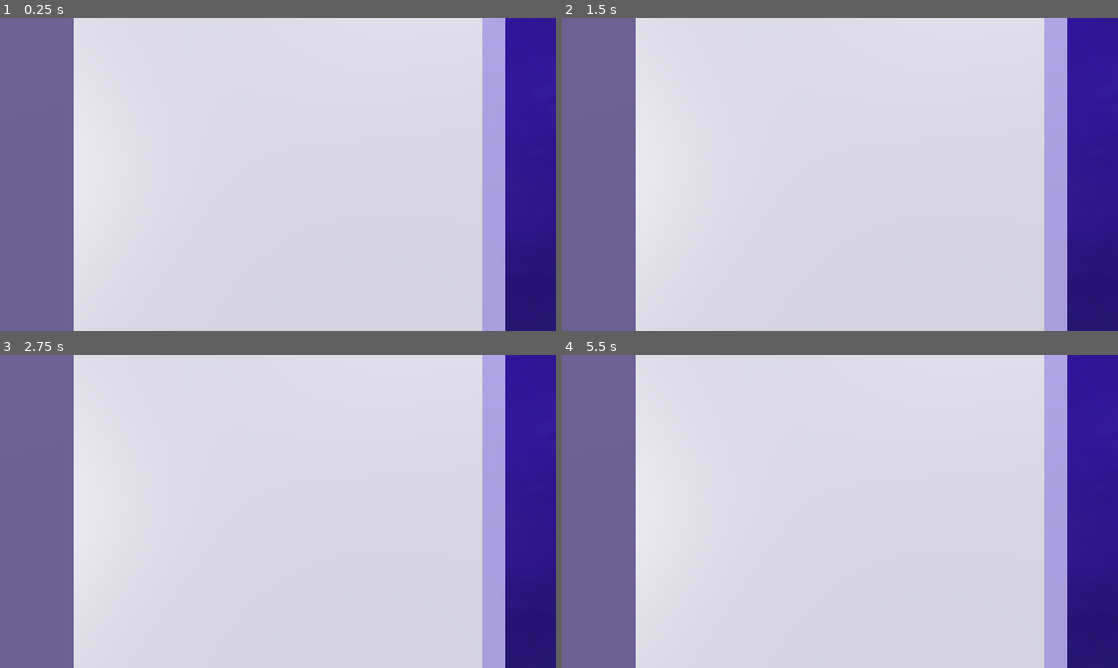
Above: before the commit, frames 1-4 (two rows, left to right).
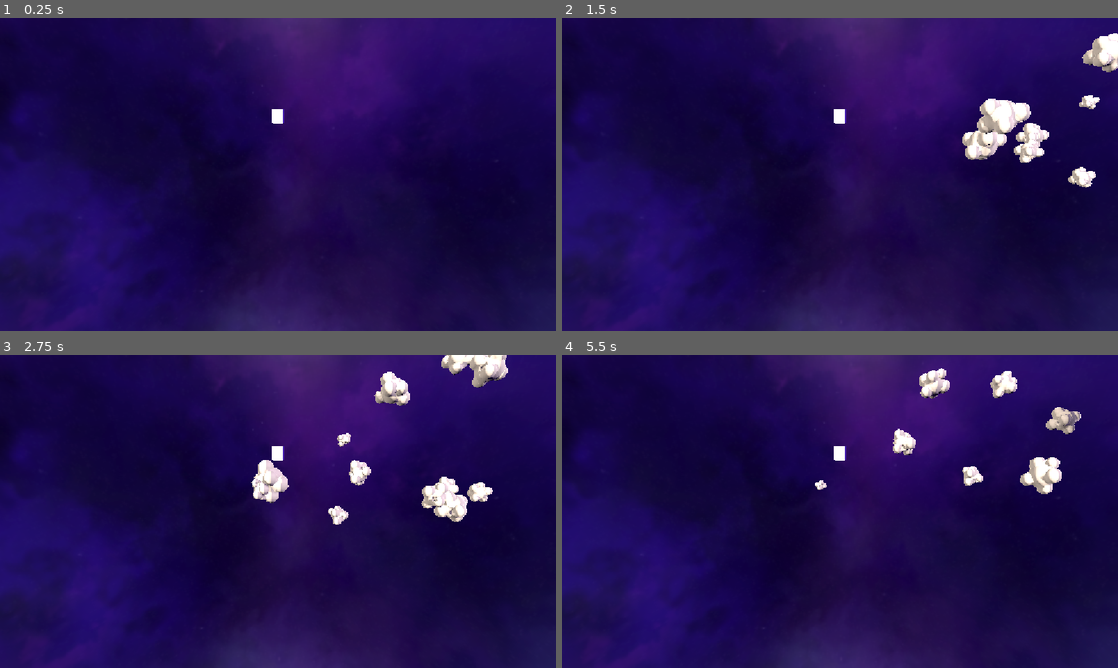
Above: after the commit, the same moments.

Repository: WRmooney/kerbals-xr-project
Game: Godot game, scene res://main.tscn
Same seed, same stepped clock (60 frames per second), same inputs: the game is played once before the commit and once after it. The engine's default icon, where the game draws it, is replaced by a stand-in: a white triangle on a blue panel in a dark square.
Inputs (mouse positions are in pixels of both pictures, inside the frame that each line leads up to):
- Up to frame 1 (0.25 s): no input
- Up to frame 2 (1.5 s): tap Enter (ui_accept) at 0.5, 0.77, 1.07 s; move the mouse to (962, 158) at 0.52 s; hold Right (ui_right) 0.53-1.25 s; tap 1 at 0.6 s; click (962, 158) at 0.67 s; drag from (728, 190) to (812, 237) at 1.27 s
- Up to frame 3 (2.75 s): move the mouse to (333, 442) at 2.02 s; hold Right (ui_right) from 2.03 s (still down); tap 3 at 2.1 s
- Up to frame 4 (5.5 s): release Right (ui_right) at 2.75 s; drag from (812, 574) to (673, 464) at 2.77 s; move the mouse to (1006, 558) at 3.52 s; hold Left (ui_left) 3.53-4.25 s; tap 5 at 3.6 s; tap Enter (ui_accept) at 3.77, 4.07 s; drag from (673, 464) to (756, 433) at 4.27 s; move the mouse to (867, 511) at 5.02 s; hold Down (ui_down) from 5.03 s (still down); tap 7 at 5.1 s; click (867, 511) at 5.17 s

The runs differ from the first frame. In frame 1, 100% of the frame differs, in the area x 0-100%, y 0-100%; in frame 2, 100%; in frame 3, 100%; in frame 4, 100%.

Commit message:
Last Minute Changes

Diff:
--- a/asteroid_3d.tscn
+++ b/asteroid_3d.tscn
@@ -16,6 +16,7 @@
 "
 
 [sub_resource type="SphereShape3D" id="SphereShape3D_2cmbl"]
+radius = 1.1
 
 [sub_resource type="GDScript" id="GDScript_mq7gp"]
 script/source = "extends CollisionShape3D
@@ -24,7 +25,7 @@
 	pass#print(\"collision\")
 "
 
-[node name="Asteroid" type="RigidBody3D" unique_id=1485283131]
+[node name="Asteroid" type="RigidBody3D" unique_id=1485283131 groups=["Asteroids"]]
 collision_mask = 2
 gravity_scale = 0.0
 
@@ -104,7 +105,6 @@
 material = SubResource("StandardMaterial3D_1")
 
 [node name="Area3D" type="Area3D" parent="." unique_id=838295389]
-transform = Transform3D(1.538, 0, 0, 0, 2, 0, 0, 0, 2, 0, 0, 0)
 collision_mask = 2
 script = SubResource("GDScript_s7oan")
 
--- a/asteroid_spawner2 (1).tscn
+++ b/asteroid_spawner2 (1).tscn
@@ -2,13 +2,15 @@
 
 [ext_resource type="Script" uid="uid://dfakqt2pt30pg" path="res://asteroid_spawner2.gd" id="1"]
 [ext_resource type="PackedScene" uid="uid://byk2at5niu6hl" path="res://asteroid_3d.tscn" id="2"]
-[ext_resource type="Script" uid="uid://ce5lk2xiaj4vk" path="res://area_3d.gd" id="3_vwp4m"]
-
-[sub_resource type="SphereShape3D" id="SphereShape3D_2cmbl"]
 
 [node name="AsteroidSpawner2" type="Node3D" unique_id=1112013839]
 script = ExtResource("1")
 asteroid_scene = ExtResource("2")
+spawn_interval_min = 0.05
+spawn_interval_max = 0.4
+spawn_height = 30.0
+scale_min = 0.5
+scale_max = 1.5
 
 [node name="Timer" type="Timer" parent="." unique_id=2060738646]
 one_shot = true
@@ -18,17 +20,7 @@
 current = true
 fov = 60.0
 
-[node name="Area3D" type="Area3D" parent="." unique_id=27499410]
-transform = Transform3D(1, 3.754729e-08, 1.054185e-15, -3.754729e-08, 1, 2.8076192e-08, 0, -2.3874312e-08, 1.176, 2.3841858e-07, 2.2253385, 0)
-script = ExtResource("3_vwp4m")
-
-[node name="CollisionShape3D" type="CollisionShape3D" parent="Area3D" unique_id=1932233282]
-transform = Transform3D(31.884285, 2.842171e-14, 2.3716923e-20, -2.2737368e-13, 6.234046, 7.3896445e-13, 1.3894741e-20, -1.4210855e-14, 32.109356, -5.1816713e-08, 1.1077552, 0.97193927)
-shape = SubResource("SphereShape3D_2cmbl")
-
-[node name="MeshInstance3D" type="MeshInstance3D" parent="Area3D/CollisionShape3D" unique_id=777116805]
-
 [node name="DirectionalLight3D" type="DirectionalLight3D" parent="." unique_id=1010603942]
-transform = Transform3D(0.8, -0.35, 0.48, 0, 0.8, 0.6, -0.6, -0.48, 0.64, 0, 10, 0)
+transform = Transform3D(0.8, -0.35768354, 0.4817287, 0, 0.8028811, 0.5961392, -0.6, -0.47691137, 0.6423049, 0, 10, 0)
 light_energy = 1.2
 shadow_enabled = true
--- a/asteroid_spawner2.gd
+++ b/asteroid_spawner2.gd
@@ -1,6 +1,11 @@
 extends Node3D
 
+
+
 @export var asteroid_scene: PackedScene
+var po1 = preload("res://powerup.tscn")
+var po2 = preload("res://powerup2.tscn")
+var po3 = preload("res://powerup3.tscn")
 @export var spawn_interval_min: float = 0.3
 @export var spawn_interval_max: float = 0.5
 @export var spawn_width: float = 20.0
@@ -12,7 +17,11 @@
 @export var angular_speed_max: float = 1.5
 @export var scale_min: float = 3
 @export var scale_max: float = 6
-@export var despawn_y: float = -10.0
+@export var despawn_x: float = -30
+@export var asteroid_container: Node3D
+@export var player_ship: Node3D
+var score: int = 0
+var difficulty_scale: float = 1.0
 
 @onready var timer: Timer = $Timer
 
@@ -24,6 +33,7 @@
 	_schedule_next_spawn()
 
 func _process(_delta: float) -> void:
+	global_position = player_ship.global_position
 	_despawn_low_asteroids()
 
 func _on_timer_timeout() -> void:
@@ -31,29 +41,35 @@
 	_schedule_next_spawn()
 
 func _schedule_next_spawn() -> void:
-	timer.wait_time = randf_range(spawn_interval_min, spawn_interval_max)
+	timer.wait_time = randf_range(spawn_interval_min / difficulty_scale, spawn_interval_max / difficulty_scale)
 	timer.start()
 
 func _spawn_asteroid() -> void:
 	if asteroid_scene == null:
 		return
 
+	var chance = randi_range(1,100)
 	var asteroid = asteroid_scene.instantiate()
+	if chance == 1:
+		asteroid = po1.instantiate()
+	elif chance == 2:
+		asteroid = po2.instantiate()
+	elif chance == 3:
+		asteroid = po3.instantiate()
 
-	var x = randf_range(-spawn_width / 2.0, spawn_width / 2.0)
+
+	var y = randf_range(-spawn_width / 2.0, spawn_width / 2.0)
 	var z = randf_range(-spawn_depth / 2.0, spawn_depth / 2.0)
-	asteroid.position = Vector3(x, spawn_height, z)
+	asteroid.position = Vector3(spawn_height, global_position.y + y, global_position.z + z)
 
 	var random_scale = randf_range(scale_min, scale_max)
 	asteroid.scale = Vector3.ONE * random_scale
 
-	asteroid.add_to_group(ASTEROID_GROUP)
-
-	add_child(asteroid)
+	asteroid_container.add_child(asteroid)
 
 	# Set velocities AFTER add_child so the body is registered with physics.
 	asteroid.sleeping = false
-	asteroid.linear_velocity = Vector3(0, -randf_range(fall_speed_min, fall_speed_max), 0)
+	asteroid.linear_velocity = Vector3(-randf_range(fall_speed_min, fall_speed_max), 0, 0)
 	asteroid.angular_velocity = Vector3(
 		randf_range(angular_speed_min, angular_speed_max),
 		randf_range(angular_speed_min, angular_speed_max),
@@ -61,11 +77,8 @@
 	)
 
 func _despawn_low_asteroids() -> void:
-	for asteroid in get_tree().get_nodes_in_group(ASTEROID_GROUP):
-		if asteroid.global_position.y < despawn_y:
+	for asteroid in get_tree().get_nodes_in_group("Asteroids"):
+		if asteroid.global_position.x < despawn_x:
 			asteroid.queue_free()
-
-
-
-func _on_game_over_zone_body_entered(body: Node3D) -> void:
-	pass # Replace with function body.
+			score += 1
+			difficulty_scale *= 1.01
--- /dev/null
+++ b/big_ahh_explosion.tscn
@@ -0,0 +1,60 @@
+[gd_scene format=3 uid="uid://b0n5wo3cuf0a7"]
+
+[ext_resource type="Texture2D" uid="uid://blcpm0y6roxuv" path="res://panorama_image (1).png" id="1_n55to"]
+
+[sub_resource type="Curve" id="Curve_sqko4"]
+_limits = [-1.0, 1024.0, 0.0, 1.0]
+_data = [Vector2(0.02362205, -1), 0.0, 0.0, 0, 0, Vector2(1, 1), 0.0, 0.0, 0, 0]
+point_count = 2
+
+[sub_resource type="CurveTexture" id="CurveTexture_k22k7"]
+curve = SubResource("Curve_sqko4")
+
+[sub_resource type="ParticleProcessMaterial" id="ParticleProcessMaterial_al5ll"]
+spread = 180.0
+initial_velocity_min = 10.0
+initial_velocity_max = 10.0
+gravity = Vector3(0, 0, 0)
+scale_min = 0.5
+scale_max = 2.5
+color = Color(1, 0, 0, 1)
+hue_variation_min = -1.0
+hue_variation_max = 0.99999994
+hue_variation_curve = SubResource("CurveTexture_k22k7")
+
+[sub_resource type="StandardMaterial3D" id="StandardMaterial3D_heti6"]
+transparency = 1
+albedo_color = Color(1, 0, 0, 0.6784314)
+
+[sub_resource type="SphereMesh" id="SphereMesh_5g3jv"]
+material = SubResource("StandardMaterial3D_heti6")
+
+[sub_resource type="Skin" id="Skin_65226"]
+
+[sub_resource type="PanoramaSkyMaterial" id="PanoramaSkyMaterial_8tgev"]
+panorama = ExtResource("1_n55to")
+
+[sub_resource type="Sky" id="Sky_ymh6x"]
+sky_material = SubResource("PanoramaSkyMaterial_8tgev")
+
+[sub_resource type="Environment" id="Environment_vq676"]
+background_mode = 2
+sky = SubResource("Sky_ymh6x")
+
+[node name="Big Ahh Explosion" type="GPUParticles3D" unique_id=1161900062]
+amount = 400
+lifetime = 3.0
+process_material = SubResource("ParticleProcessMaterial_al5ll")
+draw_pass_1 = SubResource("SphereMesh_5g3jv")
+draw_skin = SubResource("Skin_65226")
+
+[node name="Label3D" type="Label3D" parent="." unique_id=238109682]
+transform = Transform3D(0.92752856, 0, 0.3737523, 0, 1, 0, -0.3737523, 0, 0.92752856, 4.2000217, 8.025399, 13.995773)
+text = "Game Over!
+
+Score: 341
+"
+font_size = 60
+
+[node name="WorldEnvironment" type="WorldEnvironment" parent="." unique_id=1416704513]
+environment = SubResource("Environment_vq676")
--- a/flight_mode.tscn
+++ b/flight_mode.tscn
@@ -4,6 +4,7 @@
 [ext_resource type="Texture2D" uid="uid://blcpm0y6roxuv" path="res://panorama_image (1).png" id="2_58roa"]
 [ext_resource type="PackedScene" uid="uid://bowu3np7y30um" path="res://player_ship.tscn" id="3_58roa"]
 [ext_resource type="Texture2D" uid="uid://l0qspk6u3dum" path="res://icon.svg" id="4_wwsw7"]
+[ext_resource type="PackedScene" uid="uid://d28asotdcyory" path="res://asteroid_spawner2 (1).tscn" id="5_nt4xt"]
 
 [sub_resource type="PanoramaSkyMaterial" id="PanoramaSkyMaterial_w37f1"]
 panorama = ExtResource("2_58roa")
@@ -27,3 +28,10 @@
 transform = Transform3D(-8.742278e-07, 0, 20, 0, 20, 0, -20, 0, -8.742278e-07, 7.6995645, 0, 0)
 visible = false
 texture = ExtResource("4_wwsw7")
+
+[node name="AsteroidSpawner2" parent="." unique_id=1112013839 node_paths=PackedStringArray("asteroid_container", "player_ship") instance=ExtResource("5_nt4xt")]
+despawn_x = -5.0
+asteroid_container = NodePath("../AsteroidContainer")
+player_ship = NodePath("../PlayerShip")
+
+[node name="AsteroidContainer" type="Node3D" parent="." unique_id=526383648]
--- a/joystick.gd
+++ b/joystick.gd
@@ -69,8 +69,6 @@
 	# Make sure both controllers have been assigned.
 	if controller_r == null or controller_l == null:
 		return
-
-	print("checking grip_clicks")
 	# ========================================================
 	# FIND A CONTROLLER TRYING TO GRAB
 	# ========================================================
@@ -82,8 +80,6 @@
 
 		var left_grabbing := \
 			controller_l.is_button_pressed("grip_click")
-		print(left_grabbing)
-		print(right_grabbing)
 
 		# Right controller gets priority if both are pressed
 		# on exactly the same frame.
--- /dev/null
+++ b/player_health_component.gd
@@ -0,0 +1,22 @@
+extends Node3D
+
+@export var health: int = 100
+
+# Called when the node enters the scene tree for the first time.
+func _ready() -> void:
+	pass # Replace with function body.
+
+
+# Called every frame. 'delta' is the elapsed time since the previous frame.
+func _process(delta: float) -> void:
+	pass
+
+
+func _on_hitbox_body_entered(body: Node3D) -> void:
+	if body.is_in_group("Asteroids"):
+		health -= 1
+		print("hit")
+		body.queue_free()
+		if health == 0:
+			get_tree().quit()
+		# make small explosion
--- a/player_ship.gd
+++ b/player_ship.gd
@@ -18,11 +18,9 @@
 	if cam_resets < 30:
 		XRServer.center_on_hmd(XRServer.DONT_RESET_ROTATION, false)
 		cam_resets += 1
-	print(joystick)
 	if joystick:
 		var joystick_val = joystick.get_input()
-		position.y += joystick_val.y * 0.1
-		position.z += joystick_val.x * -0.1
-		xr_origin.position.y += joystick_val.y * 0.1
-		xr_origin.position.z += joystick_val.x * -0.1
-		print(position)
+		position.y += joystick_val.y * 0.05
+		position.z += joystick_val.x * -0.05
+		xr_origin.position.y += joystick_val.y * 0.05
+		xr_origin.position.z += joystick_val.x * -0.05
--- a/player_ship.tscn
+++ b/player_ship.tscn
@@ -2,6 +2,7 @@
 
 [ext_resource type="Script" uid="uid://bfsatms24ttr6" path="res://player_ship.gd" id="1_noyhe"]
 [ext_resource type="Script" uid="uid://dvwapifeosk3k" path="res://joystick.gd" id="2_gbmm3"]
+[ext_resource type="Script" uid="uid://djsfjwkjv34u2" path="res://player_health_component.gd" id="3_m3v2r"]
 
 [sub_resource type="BoxMesh" id="BoxMesh_5g3jv"]
 size = Vector3(0.15, 0.02, 0.15)
@@ -24,6 +25,9 @@
 
 [sub_resource type="StandardMaterial3D" id="StandardMaterial3D_65226"]
 
+[sub_resource type="BoxShape3D" id="BoxShape3D_al5ll"]
+size = Vector3(0.1, 1, 1)
+
 [node name="PlayerShip" type="Node3D" unique_id=906353125]
 script = ExtResource("1_noyhe")
 
@@ -37,18 +41,17 @@
 mesh = SubResource("BoxMesh_5g3jv")
 
 [node name="Pivot" type="Node3D" parent="Joystick" unique_id=1146472562]
-transform = Transform3D(-4.371139e-08, 0.70710677, 0.70710677, 0, 0.70710677, -0.70710677, -1, -3.090862e-08, -3.090862e-08, 0, 0, 0)
-rotation_edit_mode = 2
+transform = Transform3D(-4.371139e-08, 0.70710677, 0.70710665, 0, 0.70710665, -0.70710677, -1, -3.0908616e-08, -3.0908613e-08, 0, 0, 0)
 
 [node name="Stick" type="Node3D" parent="Joystick/Pivot" unique_id=1530134349]
-transform = Transform3D(-5.165802e-08, 7.946628e-09, -0.9999999, 0.70710677, 0.70710677, -9.8351975e-09, 0.70710677, -0.70710677, -3.9637523e-08, 5.061282e-09, 1.5643727e-16, 1.5643727e-16)
+transform = Transform3D(1, 0, 0, 0, 1.0000001, 1.1920929e-07, 0, -1.1920929e-07, 1.0000001, 0, 0, 0)
 
 [node name="Shaft" type="MeshInstance3D" parent="Joystick/Pivot/Stick" unique_id=334288216]
-transform = Transform3D(0.70710677, -0.70710677, 0, 0.70710677, 0.70710677, 0, 0, 0, 1, 0.2796486, -0.12392582, 0)
+transform = Transform3D(0.99999994, 0, 0, 0, -4.371139e-08, -1, 0, 1, -4.371139e-08, -3.086402e-08, 0.11122832, 0.29412115)
 mesh = SubResource("CylinderMesh_65226")
 
 [node name="Grip" type="MeshInstance3D" parent="Joystick/Pivot/Stick" unique_id=743856572]
-transform = Transform3D(1, 0, 0, 0, 1, 0, 0, 0, 1, 0.22417268, -0.06725178, 0)
+transform = Transform3D(1, 0, 0, 7.1054274e-15, 1, 9.553428e-16, 7.1054274e-15, 9.553428e-16, 1, 2.6376634e-09, 0.11131719, 0.21844909)
 mesh = SubResource("SphereMesh_al5ll")
 
 [node name="GrabArea" type="Area3D" parent="Joystick" unique_id=1960767152]
@@ -109,9 +112,20 @@
 size = Vector3(0.15, 0.078, 0.15)
 
 [node name="DirectionalLight3D" type="DirectionalLight3D" parent="." unique_id=1930894282]
-transform = Transform3D(0.11266028, 0, -0.99363357, 0, 1, 0, 0.99363357, 0, 0.11266028, -0.1751579, 0.6237571, -0.008574914)
+transform = Transform3D(0.11266028, 0, -0.99363357, 0, 1, 0, 0.99363357, 0, 0.11266028, -0.1751579, -0.004399538, -0.008574914)
 light_energy = 2.92
 sky_mode = 1
 
 [node name="VRSpawn" type="Marker3D" parent="." unique_id=325679779]
 transform = Transform3D(1, 0, 0, 0, 1, 0, 0, 0, 1, 0, 0.5, 0)
+
+[node name="PlayerHealthComponent" type="Node3D" parent="." unique_id=1509736781]
+script = ExtResource("3_m3v2r")
+
+[node name="Hitbox" type="Area3D" parent="PlayerHealthComponent" unique_id=1476925864]
+
+[node name="CollisionShape3D" type="CollisionShape3D" parent="PlayerHealthComponent/Hitbox" unique_id=718586033]
+transform = Transform3D(1, 0, 0, 0, 1, 0, 0, 0, 1, 0.5, 0, 0)
+shape = SubResource("BoxShape3D_al5ll")
+
+[connection signal="body_entered" from="PlayerHealthComponent/Hitbox" to="PlayerHealthComponent" method="_on_hitbox_body_entered"]
--- /dev/null
+++ b/powerup.tscn
@@ -0,0 +1,16 @@
+[gd_scene format=3 uid="uid://cy77rtxu2dnkp"]
+
+[sub_resource type="StandardMaterial3D" id="StandardMaterial3D_65226"]
+transparency = 1
+albedo_color = Color(0.105882354, 0.8980392, 0.078431375, 0.4)
+
+[sub_resource type="SphereMesh" id="SphereMesh_5g3jv"]
+material = SubResource("StandardMaterial3D_65226")
+
+[node name="Powerup" type="RigidBody3D" unique_id=43705047]
+
+[node name="MeshInstance3D" type="MeshInstance3D" parent="." unique_id=1206743454]
+mesh = SubResource("SphereMesh_5g3jv")
+
+[node name="Label3D" type="Label3D" parent="MeshInstance3D" unique_id=311396989]
+text = "+Speed"
--- /dev/null
+++ b/powerup2.tscn
@@ -0,0 +1,16 @@
+[gd_scene format=3 uid="uid://b1rmi2n7tf5gv"]
+
+[sub_resource type="StandardMaterial3D" id="StandardMaterial3D_q4qw0"]
+transparency = 1
+albedo_color = Color(1, 0.011764706, 0, 0.4)
+
+[sub_resource type="SphereMesh" id="SphereMesh_26sad"]
+material = SubResource("StandardMaterial3D_q4qw0")
+
+[node name="Powerup" type="RigidBody3D" unique_id=622051209]
+
+[node name="MeshInstance3D" type="MeshInstance3D" parent="." unique_id=1206743454]
+mesh = SubResource("SphereMesh_26sad")
+
+[node name="Label3D" type="Label3D" parent="MeshInstance3D" unique_id=311396989]
+text = "+1 Heart"
--- /dev/null
+++ b/powerup3.tscn
@@ -0,0 +1,16 @@
+[gd_scene format=3 uid="uid://bbraojff8qpk3"]
+
+[sub_resource type="StandardMaterial3D" id="StandardMaterial3D_2s3g0"]
+transparency = 1
+albedo_color = Color(0.8901961, 0.84705883, 0.078431375, 0.4)
+
+[sub_resource type="SphereMesh" id="SphereMesh_65kkc"]
+material = SubResource("StandardMaterial3D_2s3g0")
+
+[node name="Powerup" type="RigidBody3D" unique_id=1607262175]
+
+[node name="MeshInstance3D" type="MeshInstance3D" parent="." unique_id=1206743454]
+mesh = SubResource("SphereMesh_65kkc")
+
+[node name="Label3D" type="Label3D" parent="MeshInstance3D" unique_id=311396989]
+text = "+10 Gold"
--- a/project.godot
+++ b/project.godot
@@ -29,6 +29,10 @@
 
 enabled=PackedStringArray("res://addons/godot-xr-tools/plugin.cfg")
 
+[global_group]
+
+Asteroids=""
+
 [input]
 
 grab={
--- /dev/null
+++ b/ui_layer.gd
@@ -0,0 +1,11 @@
+extends CanvasLayer
+
+
+# Called when the node enters the scene tree for the first time.
+func _ready() -> void:
+	pass # Replace with function body.
+
+
+# Called every frame. 'delta' is the elapsed time since the previous frame.
+func _process(delta: float) -> void:
+	pass
Not shown, added: player_health_component.gd.uid
Not shown, added: ui_layer.gd.uid
